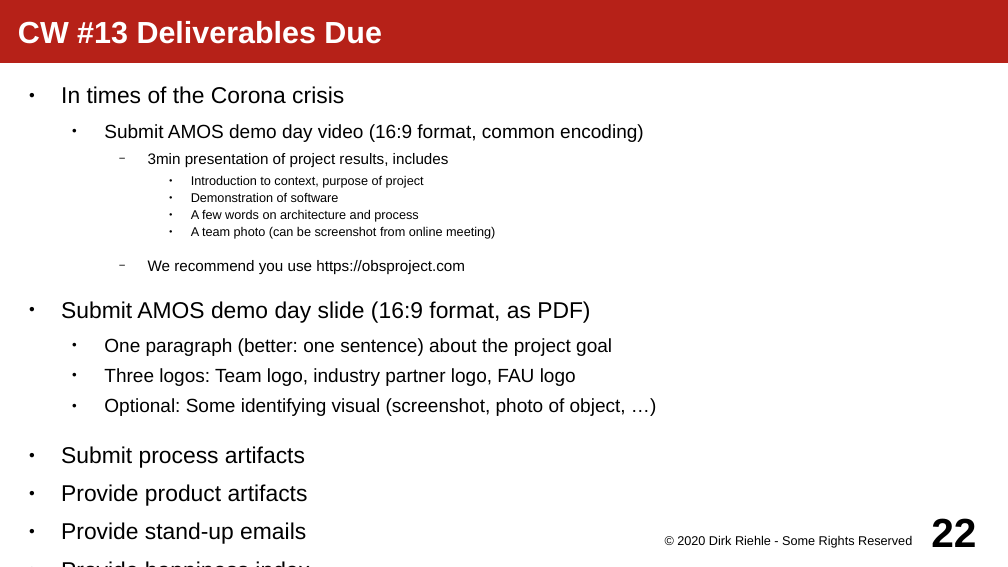
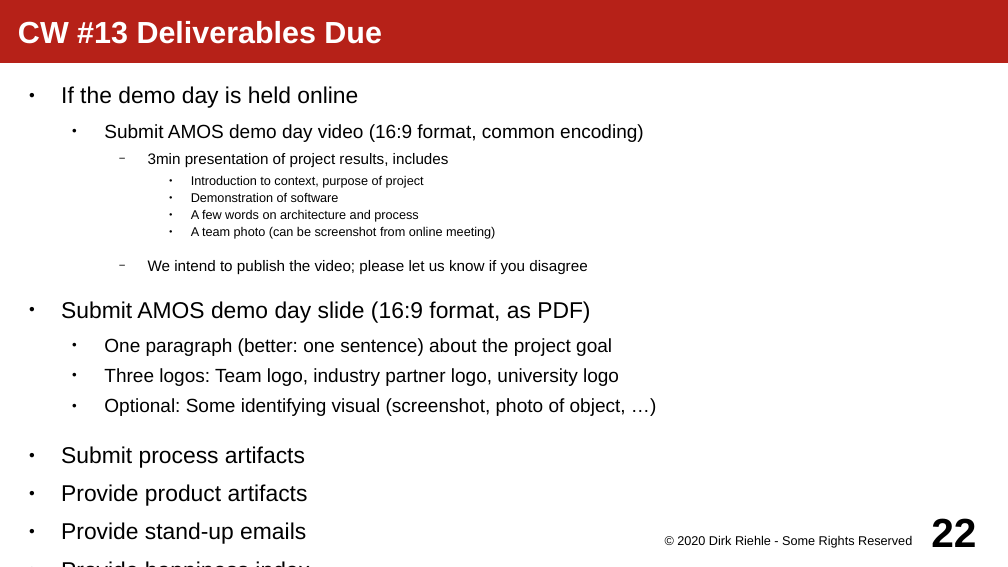
Before and after one commit to dirkriehle/amos-course, a slide deck: slide 22 of Lecture slides/AMOS A02 - Course Schedule.odp. Drawn at 1008x567 pixels with LibreOffice and Linux fonts; fonts in the diff are those of the drawing. Boxes give left, top, right and bottom in pixels: in the first picture for what was removed or moved away, otherwise in the second. Text is boxed around its words. In the diff, an @@ line names an element or a change of style, - is before the commit and + after.

Commit message:
Demo day!

```diff
--- a/Lecture slides/AMOS A02 - Course Schedule.odp
+++ b/Lecture slides/AMOS A02 - Course Schedule.odp
@@ text at (61,86,358,108): text changed @@
-● In times of the Corona crisis
+● If the demo day is held online
@@ text at (148,260,587,274): text changed @@
-    − We recommend you use https://obsproject.com
+    − We intend to publish the video; please let us know if you disagree
@@ text at (104,368,619,386): text changed @@
-  ● Three logos: Team logo, industry partner logo, FAU logo
+  ● Three logos: Team logo, industry partner logo, university logo
```
Also in this commit, not shown: 1 other slide changed, 4 other files.
